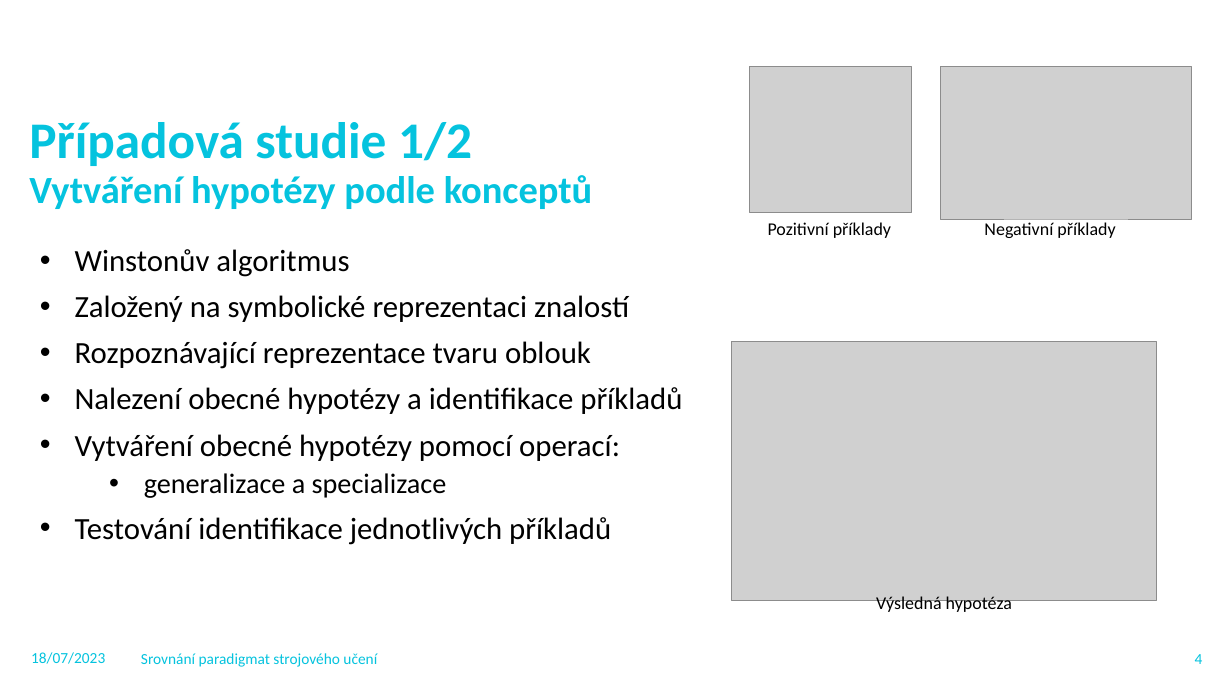
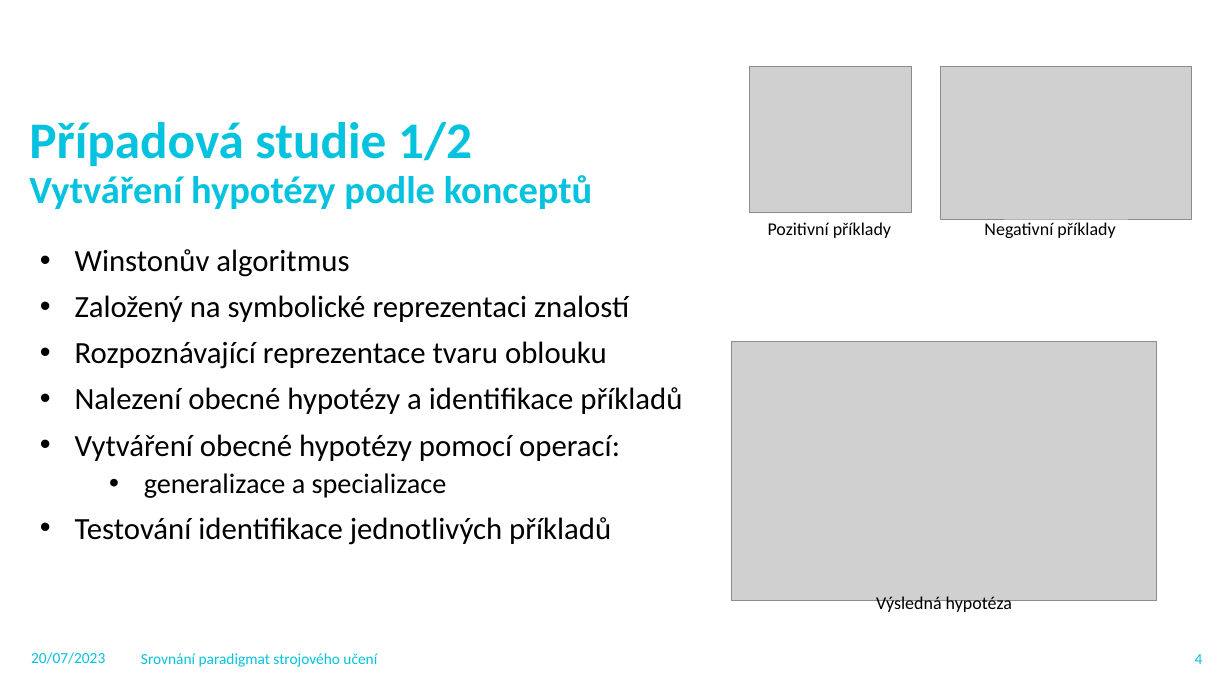
Before and after one commit to Vorteo/BP, a slide deck: slide 5 of Obhajoba_KAL0266.pptx. Drawn at 1232x693 pixels with LibreOffice and Linux fonts; fonts in the diff are those of the drawing; grey boxes stand for pictures; background and template pictures are left out. Boxes give left, top, right and bottom in pixels: in the first picture for what was removed or moved away, otherwise in the second. Text is boxed around its words. In the diff, an @@ line names an element or a change of style, - is before the commit and + after.

```diff
--- a/Obhajoba_KAL0266.pptx
+++ b/Obhajoba_KAL0266.pptx
@@ text at bbox=[75, 341, 607, 369]: text changed @@
-• Rozpoznávající reprezentace tvaru oblouk
+• Rozpoznávající reprezentace tvaru oblouku
@@ text at bbox=[31, 652, 105, 664]: text changed @@
-18/07/2023
+20/07/2023
```
Also in this commit, not shown: 8 other slides changed, 2 other files.
